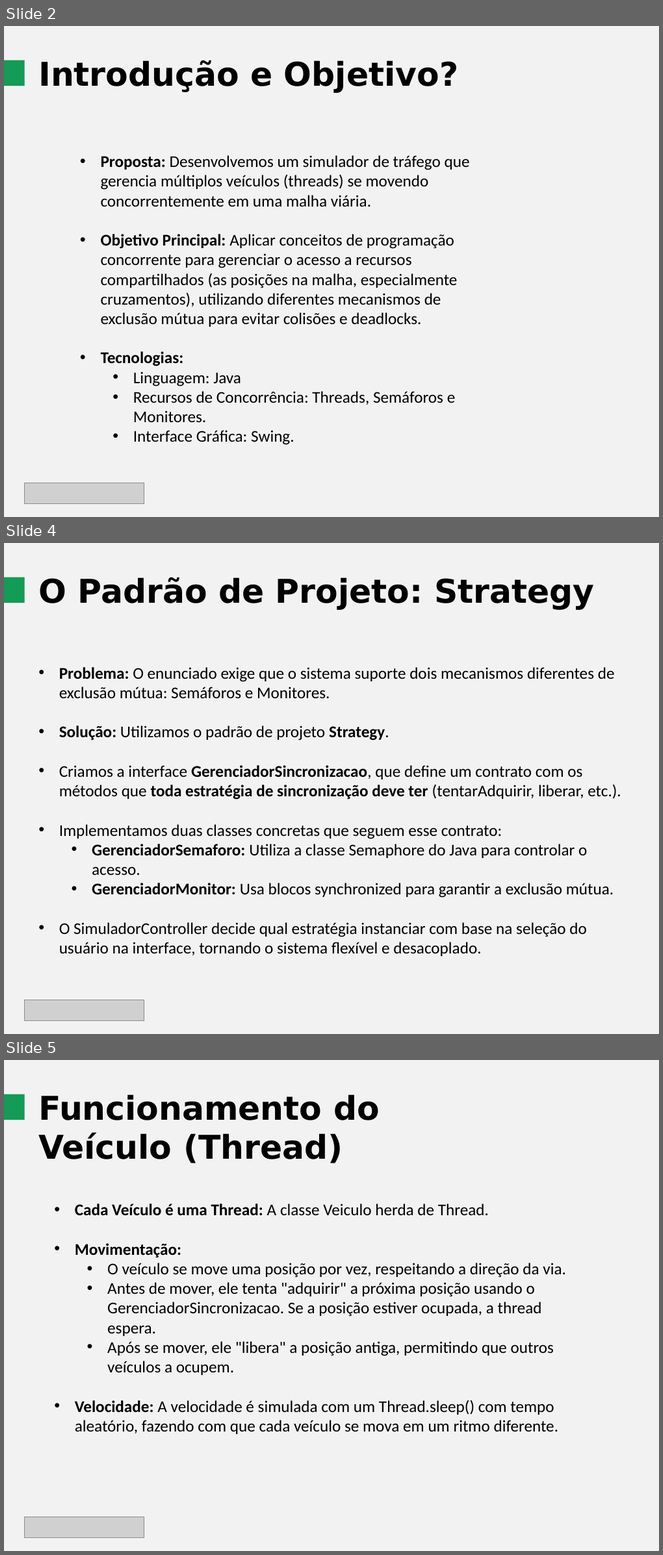
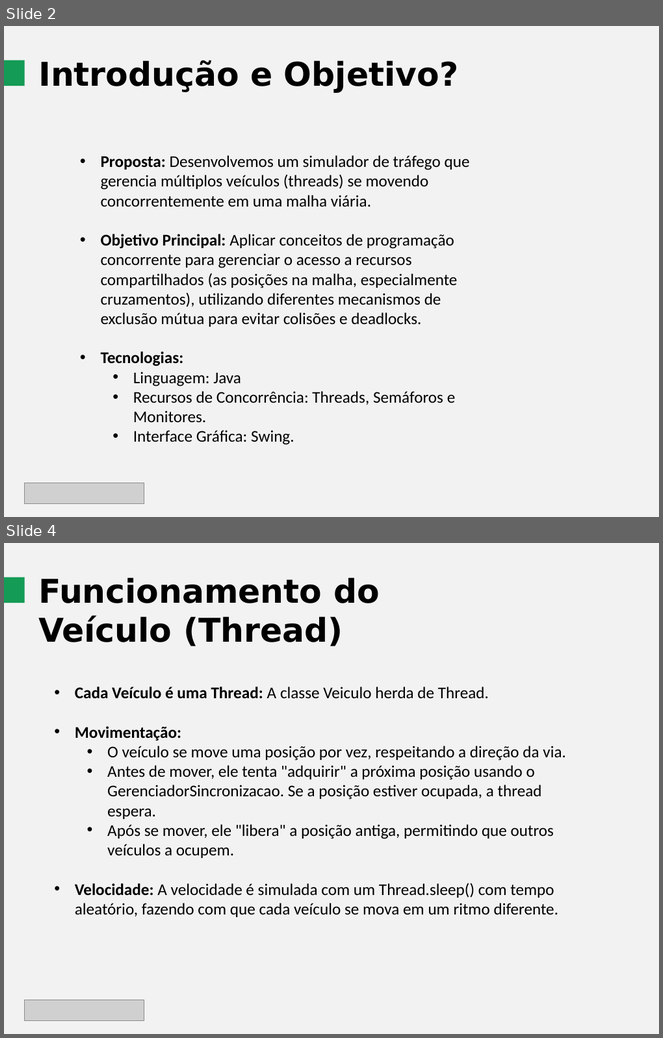
Before and after one commit to KevinStrey/Trabalho2-65DSD-Threads, a slide deck: Apresentação/Apresentação 65DSD.pptx. Shown one above the other, each under a label of ours: slides 2, 4 and 5 before the commit, slides 2 and 4 after it; the slides between them are not shown. The pictures are 663x1555 and 663x1038 pixels, drawn with LibreOffice and Linux fonts; fonts in the diff are those of the drawing; grey boxes stand for pictures. Boxes give left, top, right and bottom in pixels: in the first picture for what was removed or moved away, otherwise in the second. Text is boxed around its words. In the diff, an @@ line names an element or a change of style, - is before the commit and + after.

Commit message:
alteração slides

```diff
--- a/Apresentação/Apresentação 65DSD.pptx
+++ b/Apresentação/Apresentação 65DSD.pptx
@@ slide 4 removed at bbox=[4, 543, 659, 1034], background #F2F2F2 @@
@@ rectangle removed at bbox=[4, 577, 24, 603] @@
@@ text removed at bbox=[38, 577, 594, 610] @@
-O Padrão de Projeto: Strategy
@@ text removed at bbox=[59, 667, 622, 956] @@
-• Problema: O enunciado exige que o sistema suporte dois mecanismos diferentes de exclusão mútua: Semáforos e Monitores.
-• Solução: Utilizamos o padrão de projeto Strategy.
-• Criamos a interface GerenciadorSincronizacao, que define um contrato com os métodos que toda estratégia de sincronização deve ter (tentarAdquirir, liberar, etc.).
-• Implementamos duas classes concretas que seguem esse contrato:
-  • GerenciadorSemaforo: Utiliza a classe Semaphore do Java para controlar o acesso.
-  • GerenciadorMonitor: Usa blocos synchronized para garantir a exclusão mútua.
-• O SimuladorController decide qual estratégia instanciar com base na seleção do usuário na interface, tornando o sistema flexível e desacoplado.
@@ picture removed at bbox=[24, 1001, 144, 1021] @@
@@ what was slide 5 is now slide 4 @@
```
